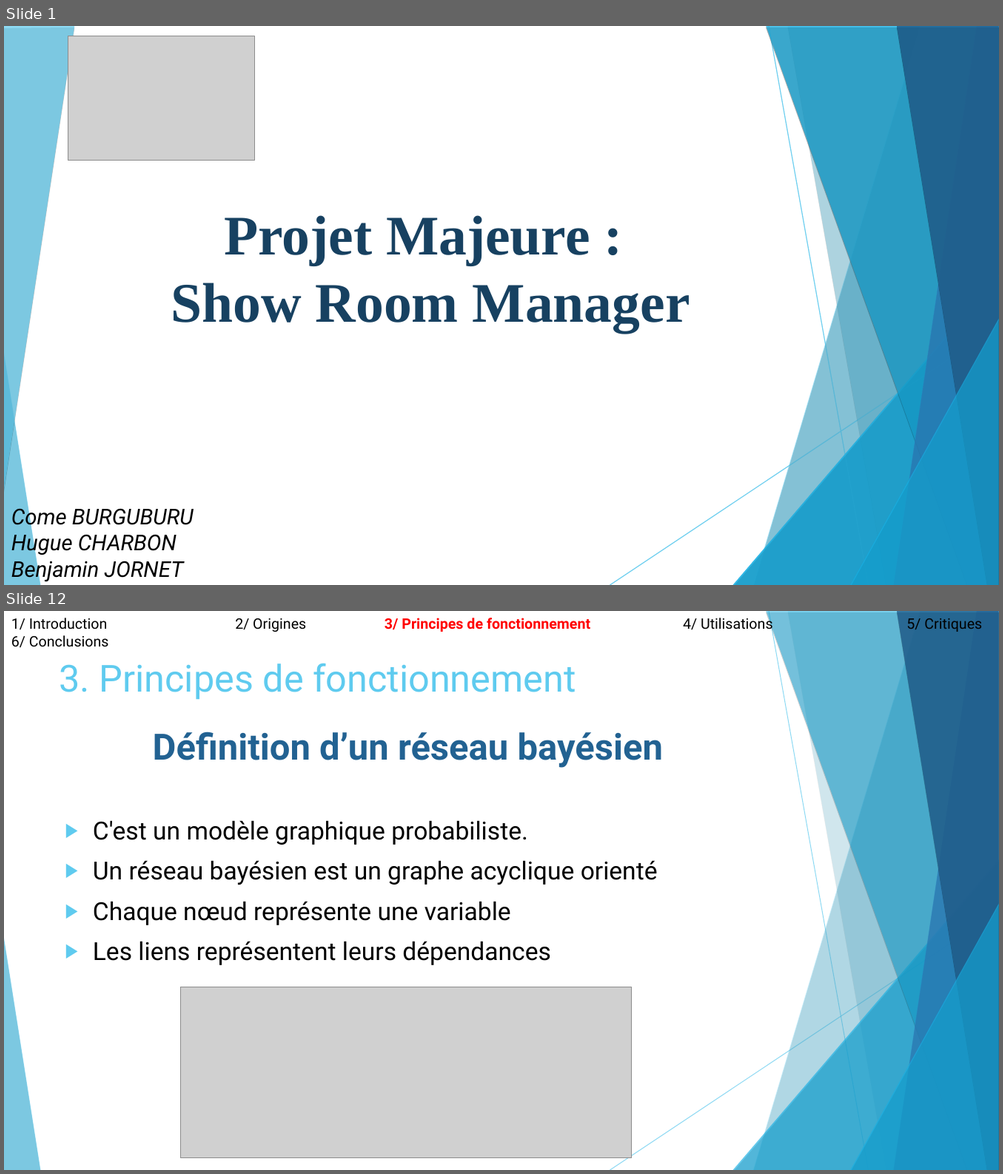
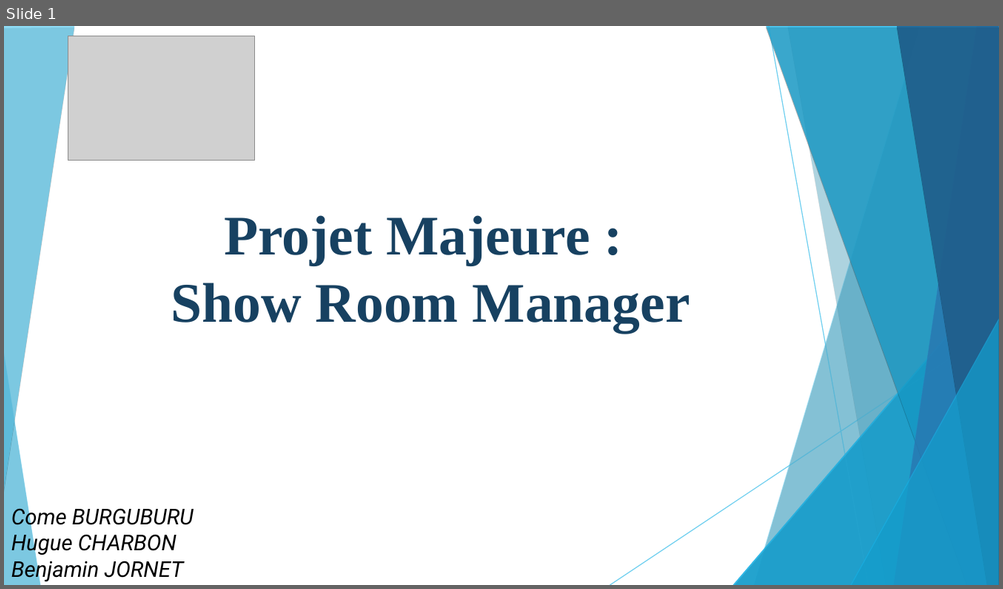
Before and after one commit to ComeBurguburu/AmbianceShowRoom, a slide deck: docs/Presentation orale.odp. Shown one above the other, each under a label of ours: slides 1 and 12 before the commit, slide 1 after it; the slides between them are not shown. The pictures are 1003x1174 and 1003x589 pixels, drawn with LibreOffice and Linux fonts; fonts in the diff are those of the drawing; grey boxes stand for pictures. Boxes give left, top, right and bottom in pixels: in the first picture for what was removed or moved away, otherwise in the second. Text is boxed around its words. In the diff, an @@ line names an element or a change of style, - is before the commit and + after.

```diff
--- a/docs/Presentation orale.odp
+++ b/docs/Presentation orale.odp
@@ slide 12 removed at [4,611,999,1170], background #FFFFFF; not listed: 10 template elements that a slide beside it also shows @@
@@ text removed at [11,615,982,633] @@
-1/ Introduction 2/ Origines 3/ Principes de fonctionnement 4/ Utilisations 5/ Critiques 6/ Conclusions
@@ title removed at [60,663,575,699] @@
-3. Principes de fonctionnement
@@ text removed at [93,732,663,965] @@
-Définition d’un réseau bayésien
-▶ C'est un modèle graphique probabiliste.
-▶ Un réseau bayésien est un graphe acyclique orienté
-▶ Chaque nœud représente une variable
-▶ Les liens représentent leurs dépendances
@@ picture removed at [181,988,632,1159] @@
```
Also in this commit, not shown: 3 slides changed, 7 slides added, 20 other slides removed, 5 other files.
